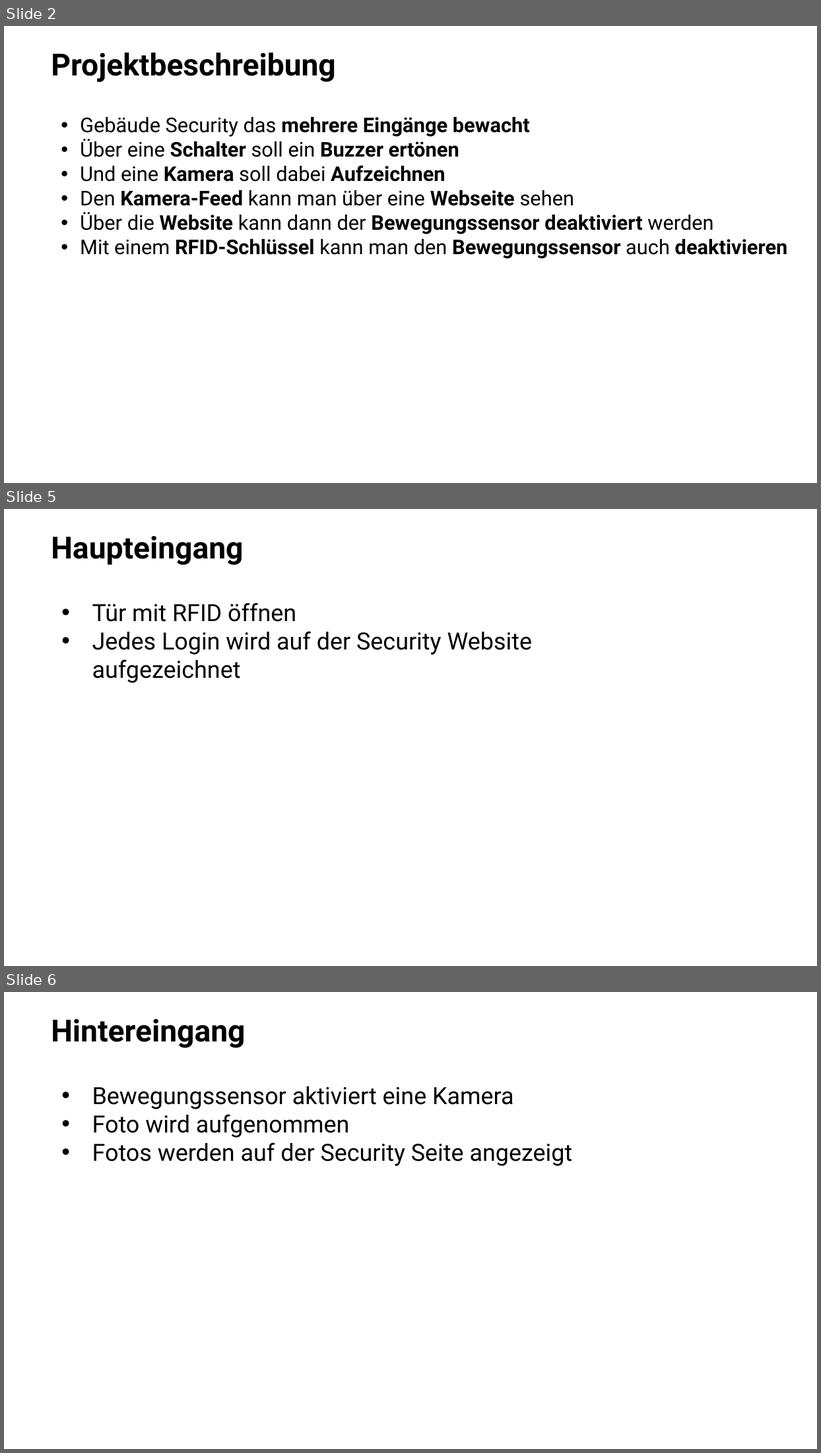
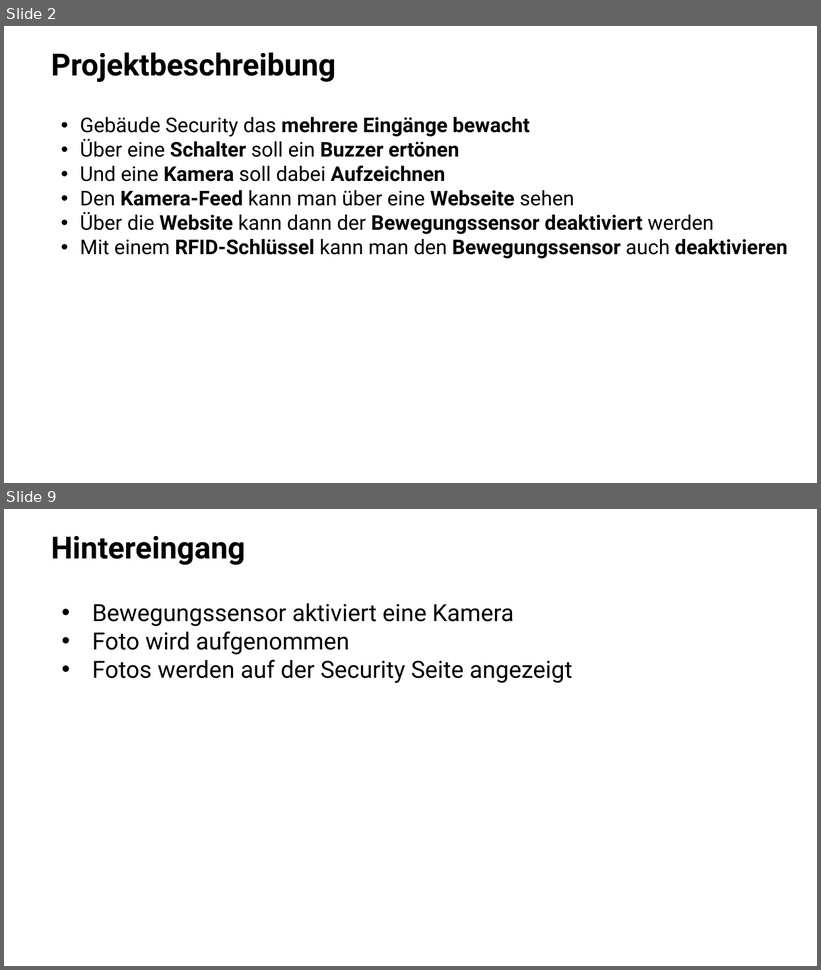
Before and after one commit to JustJ4Y/PI-SPACE-H-SECURITY, a slide deck: PPI-H.OME.pptx. Shown one above the other, each under a label of ours: slides 2, 5 and 6 before the commit, slides 2 and 9 after it; the slides between them are not shown. The pictures are 821x1453 and 821x970 pixels, drawn with LibreOffice and Linux fonts; fonts in the diff are those of the drawing; background and template pictures are left out. Boxes give left, top, right and bottom in pixels: in the first picture for what was removed or moved away, otherwise in the second. Text is boxed around its words. In the diff, an @@ line names an element or a change of style, - is before the commit and + after.

```diff
--- a/PPI-H.OME.pptx
+++ b/PPI-H.OME.pptx
@@ slide 5 removed at bbox=[4, 509, 817, 966], background #FFFFFF @@
@@ text removed at bbox=[51, 536, 243, 565] @@
-Haupteingang
@@ text removed at bbox=[92, 603, 533, 683] @@
-• Tür mit RFID öffnen
-• Jedes Login wird auf der Security Website aufgezeichnet
@@ what was slide 6 is now slide 9 @@
```
Also in this commit, not shown: 3 slides changed, 4 slides added, 4 other files.
